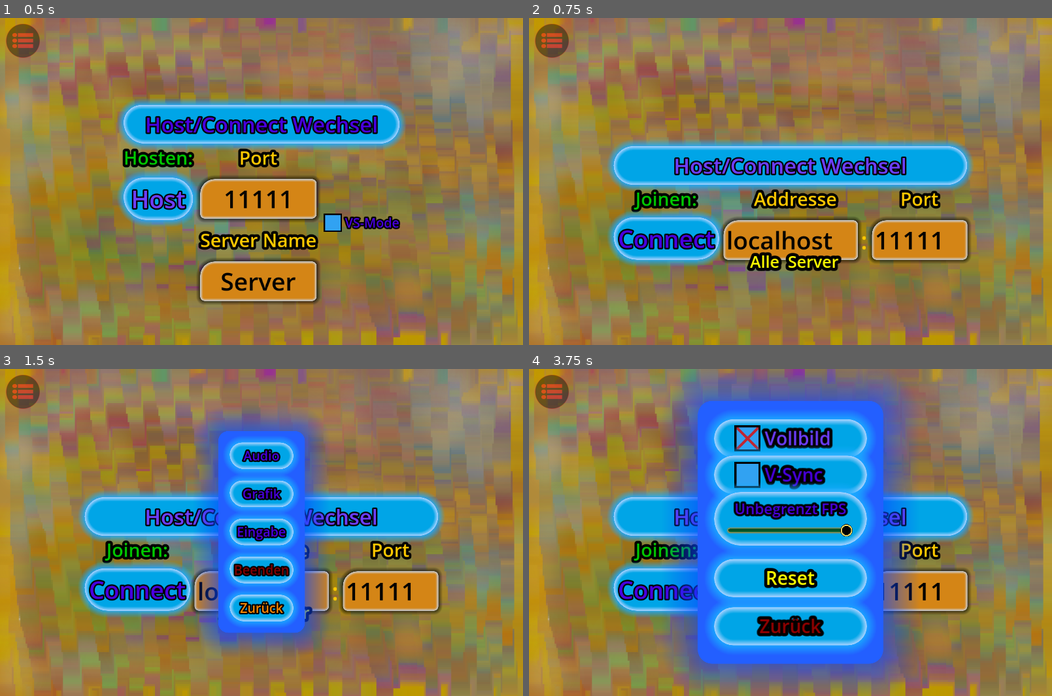
Above: before the commit, frames 1-4 (two rows, left to right).
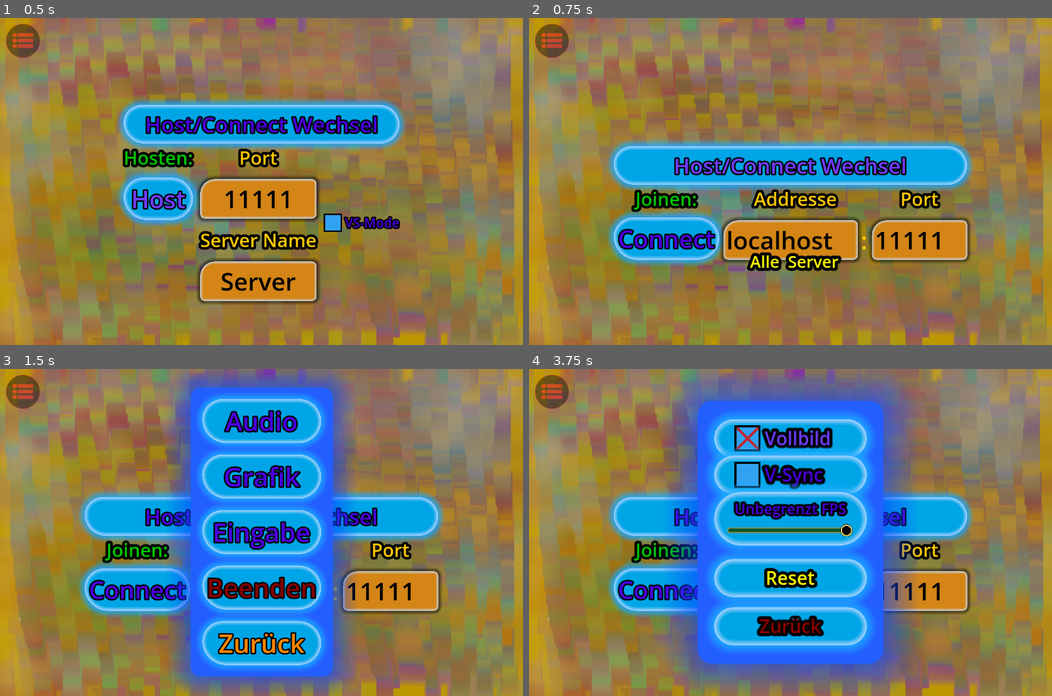
Above: after the commit, the same moments.

Repository: NIK-98/Paint_The_Ground
Game: Godot game, scene res://sceens/main.tscn
The game is run twice, just before and just after one commit, with the same random seed, the same clock (stepped at 60 frames per second) and the same inputs.
Inputs (mouse positions are in pixels of both pictures, inside the frame that each line leads up to):
- Up to frame 1 (0.5 s): no input
- Up to frame 2 (0.75 s): click "Host/Connect Wechsel" at 0.5 s
- Up to frame 3 (1.5 s): click (20, 391) at 1.25 s
- Up to frame 4 (3.75 s): click "Audio" at 2 s; click "Zurück" at 2.75 s; click "Grafik" at 3.5 s

Frame 1 is identical in both runs. In frame 2, less than 0.1% of the frame differs, in the area x 16-20%, y 39-51%; in frame 3, 33%, in the area x 16-72%, y 0-100%; in frame 4, 0.2%.

Commit message:
fehler beim host_conect button herforheben behoben

Diff:
--- a/sceens/main.tscn
+++ b/sceens/main.tscn
@@ -81,7 +81,7 @@
 Button/colors/font_outline_color = Color(0, 0, 0, 1)
 Button/colors/font_pressed_color = Color(0.431373, 0.243137, 1, 1)
 Button/constants/outline_size = 20
-Button/font_sizes/font_size = 45
+Button/font_sizes/font_size = 90
 Button/fonts/font = ExtResource("7_g86ci")
 Button/styles/focus = SubResource("StyleBoxEmpty_bf5ck")
 Button/styles/hover = SubResource("StyleBoxFlat_o1gej")
@@ -111,7 +111,7 @@
 Button/colors/font_outline_color = Color(0, 0, 0, 1)
 Button/colors/font_pressed_color = Color(0.431373, 0.243137, 1, 1)
 Button/constants/outline_size = 20
-Button/font_sizes/font_size = 45
+Button/font_sizes/font_size = 90
 Button/fonts/font = ExtResource("7_g86ci")
 Button/styles/focus = SubResource("StyleBoxEmpty_bf5ck")
 Button/styles/hover = SubResource("StyleBoxFlat_n1kke")
@@ -141,7 +141,7 @@
 Button/colors/font_outline_color = Color(0, 0, 0, 1)
 Button/colors/font_pressed_color = Color(0.431373, 0.243137, 1, 1)
 Button/constants/outline_size = 20
-Button/font_sizes/font_size = 45
+Button/font_sizes/font_size = 90
 Button/fonts/font = ExtResource("7_g86ci")
 Button/styles/focus = SubResource("StyleBoxEmpty_bf5ck")
 Button/styles/hover = SubResource("StyleBoxFlat_g2j3h")
@@ -171,7 +171,7 @@
 Button/colors/font_outline_color = Color(0, 0, 0, 1)
 Button/colors/font_pressed_color = Color(0.513726, 0, 0, 1)
 Button/constants/outline_size = 20
-Button/font_sizes/font_size = 45
+Button/font_sizes/font_size = 90
 Button/fonts/font = ExtResource("7_g86ci")
 Button/styles/focus = SubResource("StyleBoxEmpty_bf5ck")
 Button/styles/hover = SubResource("StyleBoxFlat_f6q0u")
@@ -201,7 +201,7 @@
 Button/colors/font_outline_color = Color(0, 0, 0, 1)
 Button/colors/font_pressed_color = Color(0.482353, 0.243137, 0, 1)
 Button/constants/outline_size = 20
-Button/font_sizes/font_size = 45
+Button/font_sizes/font_size = 90
 Button/fonts/font = ExtResource("7_g86ci")
 Button/styles/focus = SubResource("StyleBoxEmpty_bf5ck")
 Button/styles/hover = SubResource("StyleBoxFlat_qmeak")
--- a/sceens/ui.tscn
+++ b/sceens/ui.tscn
@@ -178,7 +178,6 @@
 layout_mode = 2
 theme = SubResource("Theme_8c3yx")
 theme_override_font_sizes/font_size = 75
-toggle_mode = true
 text = "Host/Connect Wechsel"
 
 [node name="Option1" type="HBoxContainer" parent="Panel/CenterContainer/Net/Options"]
@@ -337,7 +336,7 @@
 
 [connection signal="focus_entered" from="Panel/CenterContainer/Net/Options/Host_Connect" to="." method="_on_host_connect_focus_entered"]
 [connection signal="mouse_entered" from="Panel/CenterContainer/Net/Options/Host_Connect" to="." method="_on_host_connect_mouse_entered"]
-[connection signal="toggled" from="Panel/CenterContainer/Net/Options/Host_Connect" to="." method="_on_host_connect_toggled"]
+[connection signal="pressed" from="Panel/CenterContainer/Net/Options/Host_Connect" to="." method="_on_host_connect_pressed"]
 [connection signal="focus_entered" from="Panel/CenterContainer/Net/Options/Option1/o1/Host" to="." method="_on_host_focus_entered"]
 [connection signal="mouse_entered" from="Panel/CenterContainer/Net/Options/Option1/o1/Host" to="." method="_on_host_mouse_entered"]
 [connection signal="pressed" from="Panel/CenterContainer/Net/Options/Option1/o1/Host" to="." method="_on_host_pressed"]
--- a/scripts/ui.gd
+++ b/scripts/ui.gd
@@ -196,9 +196,43 @@
 	level.add_child(scene.instantiate())
 
 
-func _on_host_connect_toggled(toggled_on: bool) -> void:
+func _on_host_connect_mouse_entered():
+	Global.ui_hover_sound = true
+
+
+func _on_host_connect_focus_entered():
+	if not Input.is_mouse_button_pressed(MOUSE_BUTTON_LEFT):
+		Global.ui_hover_sound = true
+
+
+func _on_host_mouse_entered():
+	Global.ui_hover_sound = true
+
+
+func _on_host_focus_entered():
+	if not Global.trigger_host_focus:
+		Global.ui_hover_sound = true
+
+
+func _on_connect_mouse_entered():
+	Global.ui_hover_sound = true
+
+
+func _on_connect_focus_entered():
+	if not Input.is_mouse_button_pressed(MOUSE_BUTTON_LEFT):
+		Global.ui_hover_sound = true
+
+
+func _on_vs_toggled(toggled_on: bool):
+	if toggled_on:
+		vs_mode = true
+	else:
+		vs_mode = false
+
+
+func _on_host_connect_pressed() -> void:
 	Global.ui_sound = true
-	if toggled_on:
+	if not get_parent().get_node("Server_Browser").visible:
 		$Panel/CenterContainer/Net/Options/Option1.hide()
 		$Panel/CenterContainer/Net/Options/Option2.show()
 		get_parent().get_node("Server_Browser").show()
@@ -206,37 +240,3 @@
 		$Panel/CenterContainer/Net/Options/Option2.hide()
 		get_parent().get_node("Server_Browser").hide()
 		$Panel/CenterContainer/Net/Options/Option1.show()
-
-
-func _on_host_connect_mouse_entered():
-	Global.ui_hover_sound = true
-
-
-func _on_host_connect_focus_entered():
-	if not Input.is_mouse_button_pressed(MOUSE_BUTTON_LEFT):
-		Global.ui_hover_sound = true
-
-
-func _on_host_mouse_entered():
-	Global.ui_hover_sound = true
-
-
-func _on_host_focus_entered():
-	if not Global.trigger_host_focus:
-		Global.ui_hover_sound = true
-
-
-func _on_connect_mouse_entered():
-	Global.ui_hover_sound = true
-
-
-func _on_connect_focus_entered():
-	if not Input.is_mouse_button_pressed(MOUSE_BUTTON_LEFT):
-		Global.ui_hover_sound = true
-
-
-func _on_vs_toggled(toggled_on: bool):
-	if toggled_on:
-		vs_mode = true
-	else:
-		vs_mode = false
